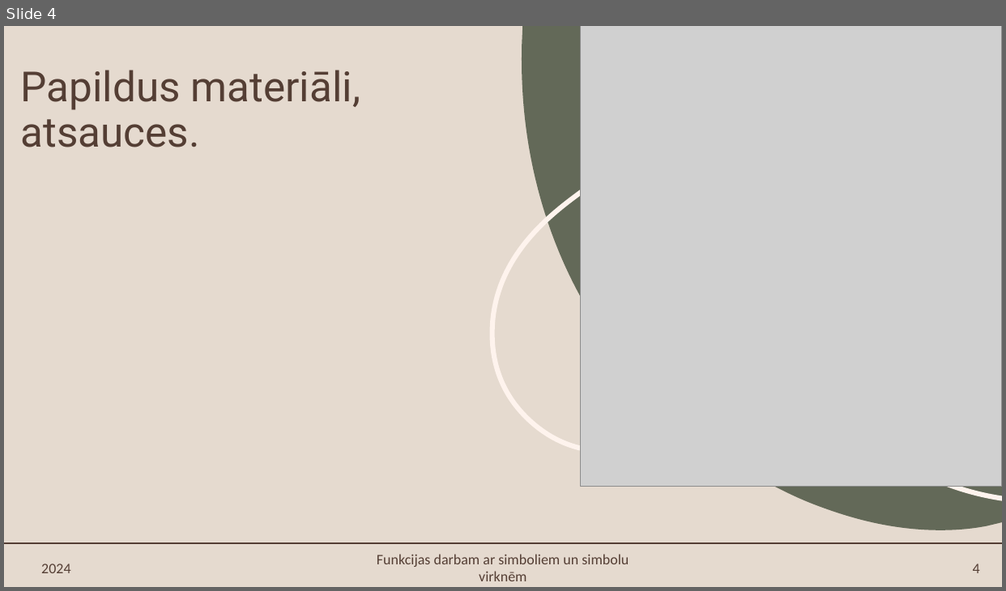
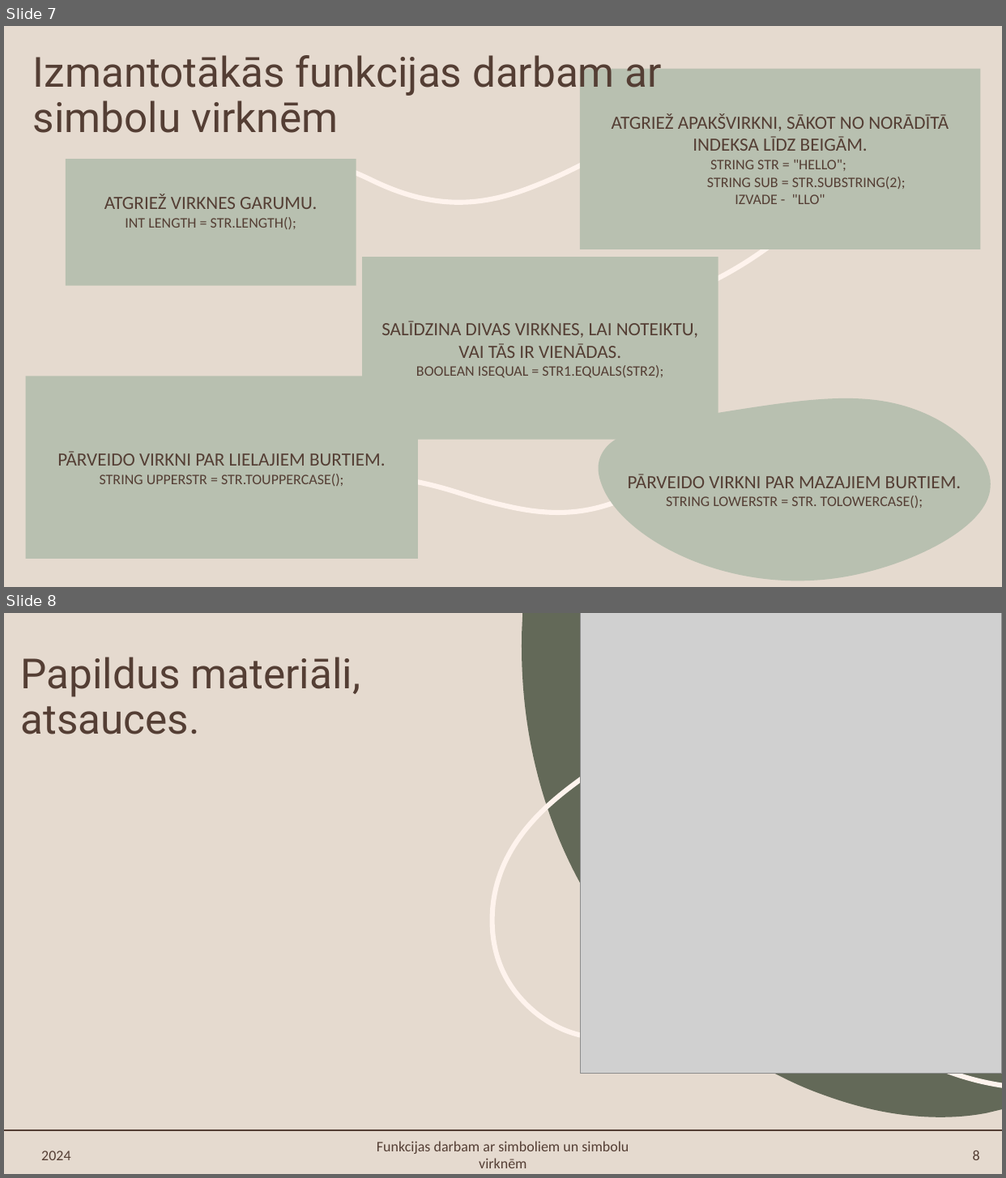
Before and after one commit to EstereVenena/Eksamens, a slide deck: Mācību materiāls.pptx. Shown one above the other, each under a label of ours: slide 4 before the commit, slides 7 and 8 after it. The pictures are 1006x591 and 1006x1178 pixels, drawn with LibreOffice and Linux fonts; fonts in the diff are those of the drawing; grey boxes stand for pictures. Boxes give left, top, right and bottom in pixels: in the first picture for what was removed or moved away, otherwise in the second. Text is boxed around its words. In the diff, an @@ line names an element or a change of style, - is before the commit and + after.

```diff
--- a/Mācību materiāls.pptx
+++ b/Mācību materiāls.pptx
@@ slide 7 added at [4, 26, 1002, 587], background #E5DACF @@
@@ text added at [33, 49, 662, 133], 40 pt, text #543E34 @@
+Izmantotākās funkcijas darbam ar simbolu virknēm
@@ text added at [580, 69, 980, 250], fill #B8C0B0, 14 pt, text #543E34 @@
+ATGRIEŽ APAKŠVIRKNI, SĀKOT NO NORĀDĪTĀ INDEKSA LĪDZ BEIGĀM.
+STRING STR = "HELLO";
+STRING SUB = STR.SUBSTRING(2);
+IZVADE - "LLO"
@@ freeform shape added at [231, 121, 776, 219], outline #FEF3ED 4.75 pt @@
@@ text added at [66, 160, 356, 286], fill #B8C0B0, 14 pt, text #543E34 @@
+ATGRIEŽ VIRKNES GARUMU.
+INT LENGTH = STR.LENGTH();
@@ freeform shape added at [628, 202, 788, 343], outline #FEF3ED 4.75 pt @@
@@ text added at [363, 258, 718, 440], fill #B8C0B0, 18 pt, text #543E34 @@
+SALĪDZINA DIVAS VIRKNES, LAI NOTEIKTU, VAI TĀS IR VIENĀDAS.
+BOOLEAN ISEQUAL = STR1.EQUALS(STR2);
@@ freeform shape added at [284, 347, 452, 430], outline #FEF3ED 4.75 pt @@
@@ text added at [26, 377, 418, 559], fill #B8C0B0, 18 pt, text #543E34 @@
+PĀRVEIDO VIRKNI PAR LIELAJIEM BURTIEM.
+STRING UPPERSTR = STR.TOUPPERCASE();
@@ freeform shape added at [599, 399, 991, 582], fill #B8C0B0, 18 pt, text #543E34 @@
+PĀRVEIDO VIRKNI PAR MAZAJIEM BURTIEM.
+STRING LOWERSTR = STR. TOLOWERCASE();
@@ freeform shape added at [262, 446, 697, 539], outline #FEF3ED 4.75 pt @@
@@ what was slide 4 is now slide 8 @@
@@ page number at [973, 1151, 980, 1161]: text changed @@
-4
+8
```
Also in this commit, not shown: 3 other slides added, 2 slides removed, 2 other files.
